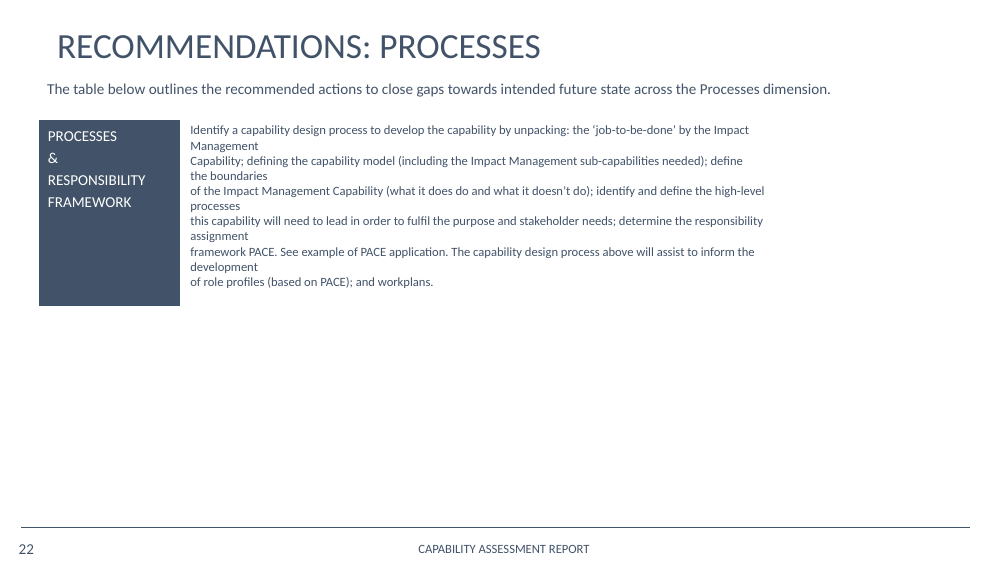
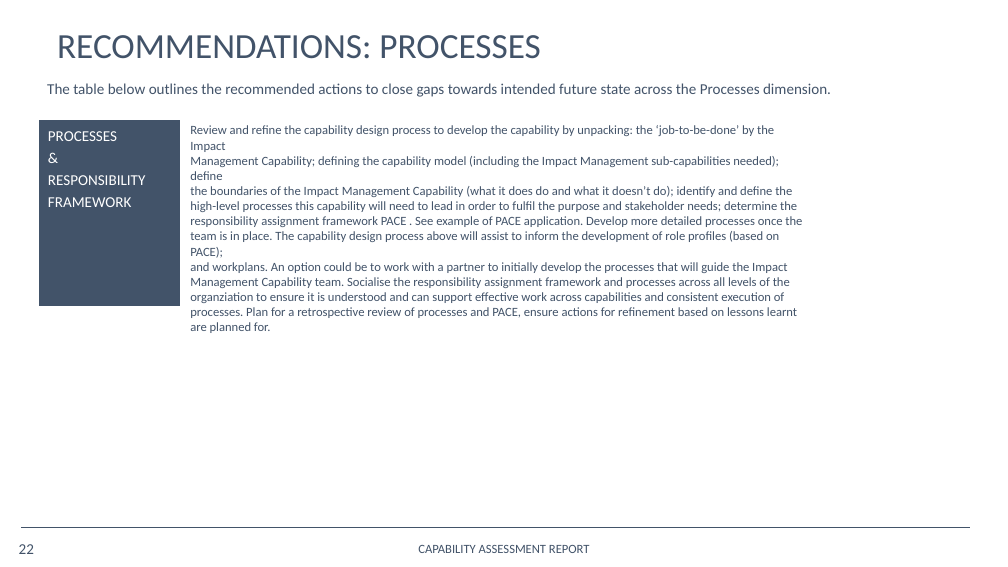
Before and after one commit to opus-meum/power-automate, a slide deck: slide 22 of Capability Assessment Report.pptx. Drawn at 1008x567 pixels with LibreOffice and Linux fonts; fonts in the diff are those of the drawing; background and template pictures are left out. Boxes give left, top, right and bottom in pixels: in the first picture for what was removed or moved away, otherwise in the second. Text is boxed around its words. In the diff, an @@ line names an element or a change of style, - is before the commit and + after.

```diff
--- a/Capability Assessment Report.pptx
+++ b/Capability Assessment Report.pptx
@@ text at [190,125,802,333]: text changed @@
-Identify a capability design process to develop the capability by unpacking: the ‘job-to-be-done’ by the Impact Management
-Capability; defining the capability model (including the Impact Management sub-capabilities needed); define the boundaries
-of the Impact Management Capability (what it does do and what it doesn’t do); identify and define the high-level processes
-this capability will need to lead in order to fulfil the purpose and stakeholder needs; determine the responsibility assignment
-framework PACE. See example of PACE application. The capability design process above will assist to inform the development
-of role profiles (based on PACE); and workplans.
+Review and refine the capability design process to develop the capability by unpacking: the ‘job-to-be-done’ by the Impact
+Management Capability; defining the capability model (including the Impact Management sub-capabilities needed); define
+the boundaries of the Impact Management Capability (what it does do and what it doesn’t do); identify and define the
+high-level processes this capability will need to lead in order to fulfil the purpose and stakeholder needs; determine the
+responsibility assignment framework PACE . See example of PACE application. Develop more detailed processes once the
+team is in place. The capability design process above will assist to inform the development of role profiles (based on PACE);
+and workplans. An option could be to work with a partner to initially develop the processes that will guide the Impact
+Management Capability team. Socialise the responsibility assignment framework and processes across all levels of the
+organziation to ensure it is understood and can support effective work across capabilities and consistent execution of
+processes. Plan for a retrospective review of processes and PACE, ensure actions for refinement based on lessons learnt
+are planned for.
```
Also in this commit, not shown: 2 other slides changed, 7 other files.
